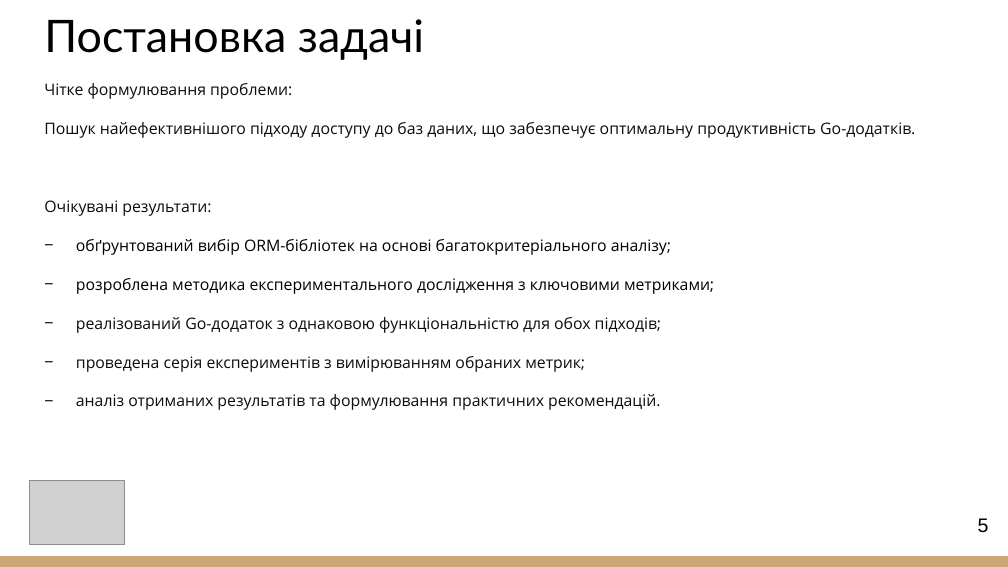
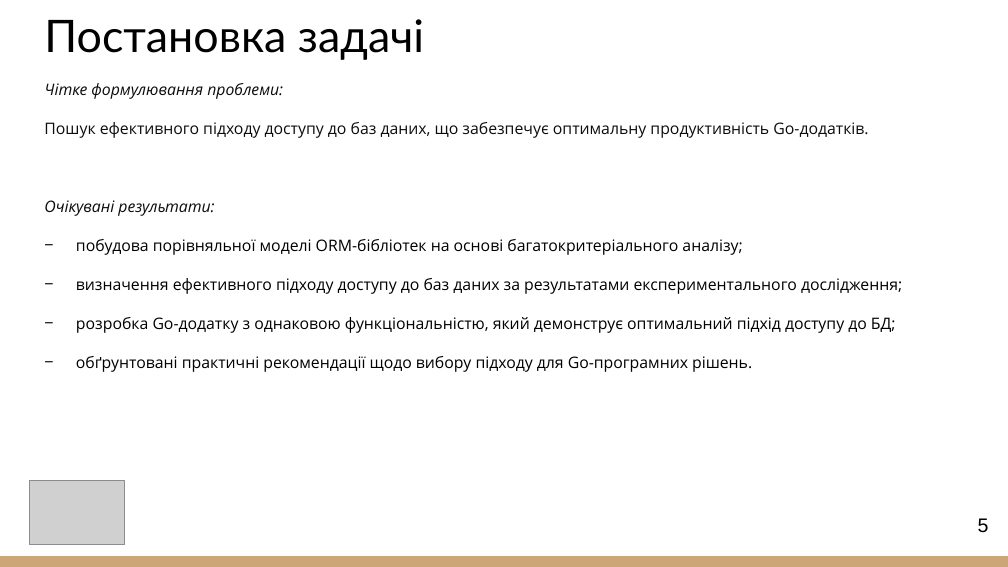
Before and after one commit to yahn1ukov/go-orm-sql-efficiency, a slide deck: slide 5 of 2025_М_ПІ_ІПЗм-23-2_Ягнюков_А_Ю.pptx. Drawn at 1008x567 pixels with LibreOffice and Linux fonts; fonts in the diff are those of the drawing; grey boxes stand for pictures. Boxes give left, top, right and bottom in pixels: in the first picture for what was removed or moved away, otherwise in the second. Text is boxed around its words. In the diff, an @@ line names an element or a change of style, - is before the commit and + after.

```diff
--- a/2025_М_ПІ_ІПЗм-23-2_Ягнюков_А_Ю.pptx
+++ b/2025_М_ПІ_ІПЗм-23-2_Ягнюков_А_Ю.pptx
@@ text at bbox=[44, 83, 283, 216]: italic on in "Чітке формулювання проблеми:", "Очікувані результати:" @@
@@ text at bbox=[44, 122, 868, 138]: text changed @@
-Пошук найефективнішого підходу доступу до баз даних, що забезпечує оптимальну продуктивність Go-додатків.
+Пошук ефективного підходу доступу до баз даних, що забезпечує оптимальну продуктивність Go-додатків.
@@ text at bbox=[76, 239, 902, 372]: text changed; text colour #0D0D0D to #000000 @@
-− обґрунтований вибір ORM-бібліотек на основі багатокритеріального аналізу;
-− розроблена методика експериментального дослідження з ключовими метриками;
-− реалізований Go-додаток з однаковою функціональністю для обох підходів;
-− проведена серія експериментів з вимірюванням обраних метрик;
-− аналіз отриманих результатів та формулювання практичних рекомендацій.
+− побудова порівняльної моделі ORM-бібліотек на основі багатокритеріального аналізу;
+− визначення ефективного підходу доступу до баз даних за результатами експериментального дослідження;
+− розробка Go-додатку з однаковою функціональністю, який демонструє оптимальний підхід доступу до БД;
+− обґрунтовані практичні рекомендації щодо вибору підходу для Go-програмних рішень.
```
Also in this commit, not shown: 11 other slides changed.
